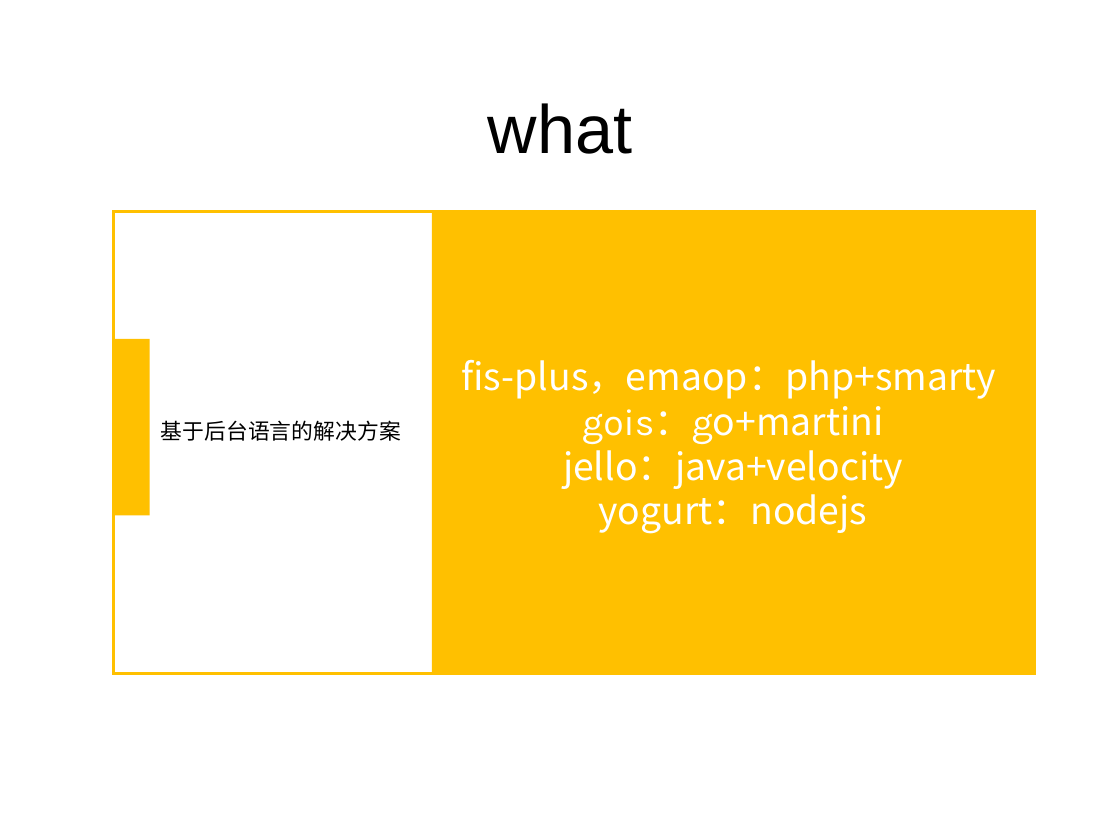
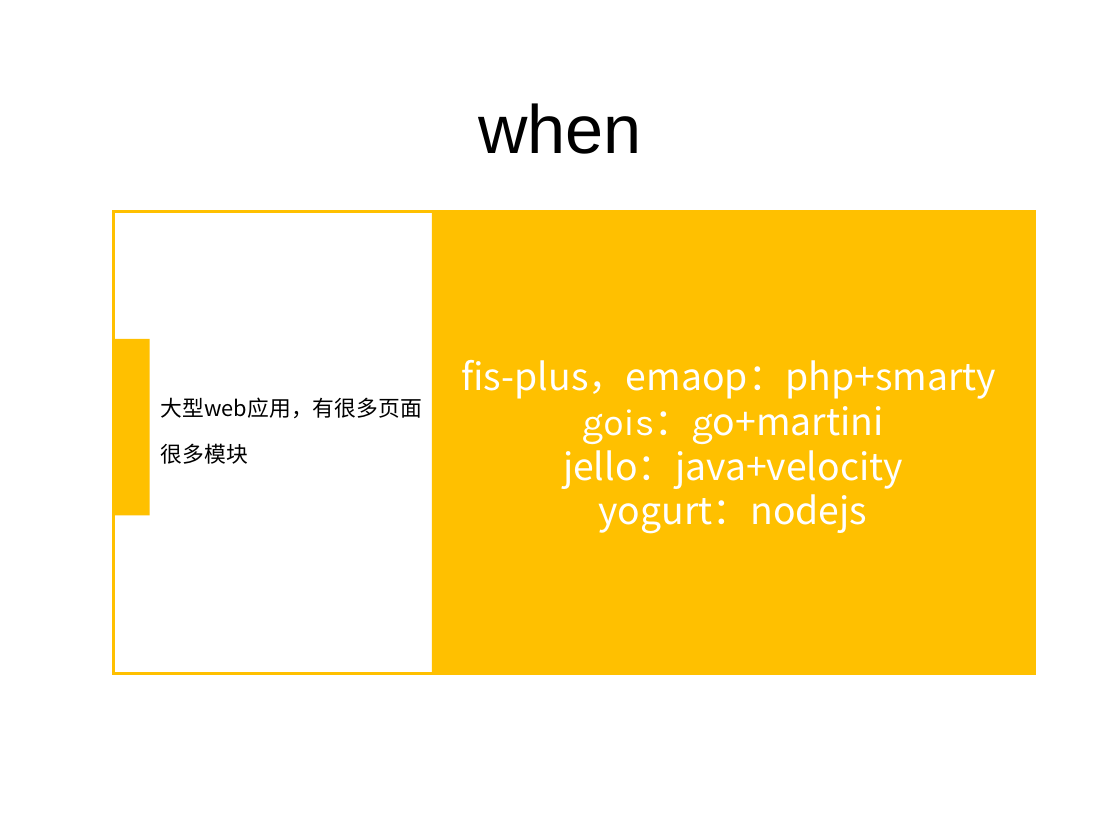
Before and after one commit to somenotes/fis, a slide deck: slide 22 of fis学习.ppt (slide 10 before the commit). Drawn at 1120x840 pixels with LibreOffice and Linux fonts; fonts in the diff are those of the drawing. Boxes give left, top, right and bottom in pixels: in the first picture for what was removed or moved away, otherwise in the second. Text is boxed around its words. In the diff, an @@ line names an element or a change of style, - is before the commit and + after.

```diff
--- a/fis学习.ppt
+++ b/fis学习.ppt
@@ title at [478, 103, 642, 154]: text changed @@
-what
+when
@@ text at [161, 397, 422, 464]: text changed @@
-基于后台语言的解决方案
+大型web应用，有很多页面
+很多模块
```
Also in this commit, not shown: 8 other slides changed, 6 slides added, 1 slide removed, 1 other file.
